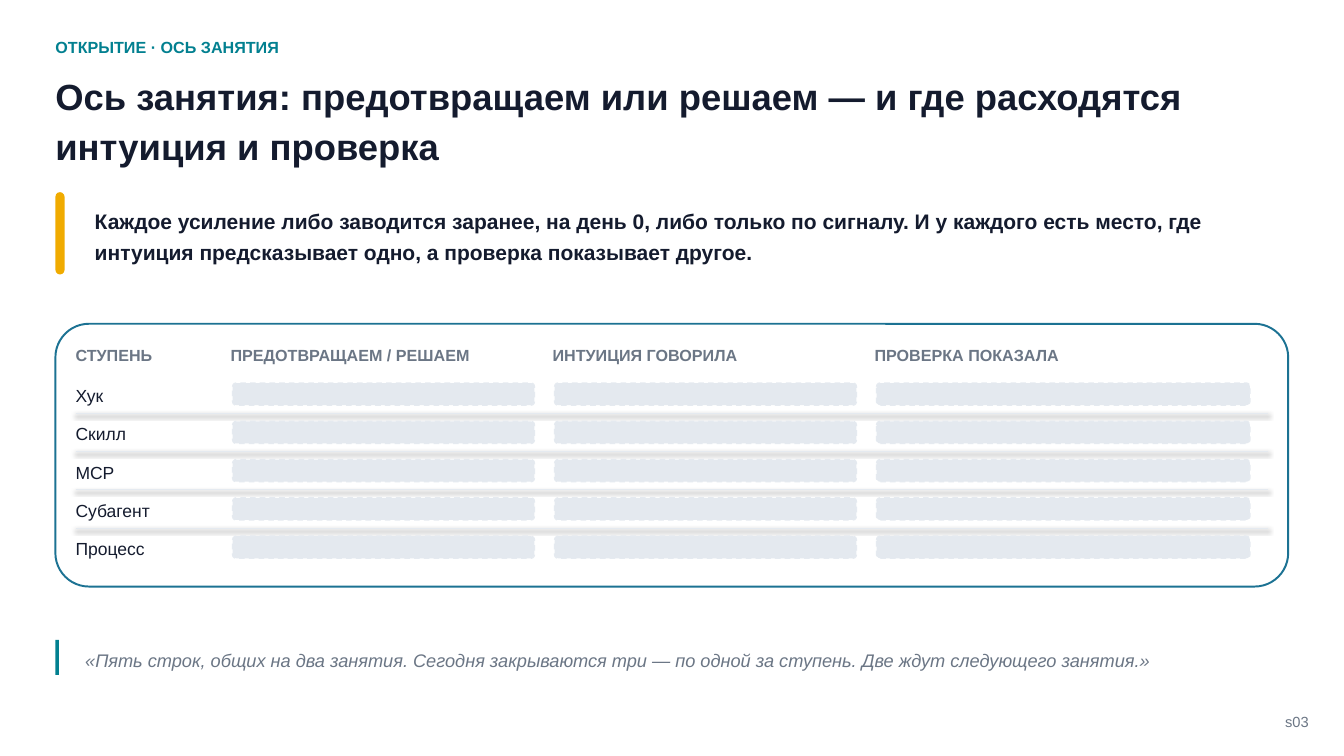
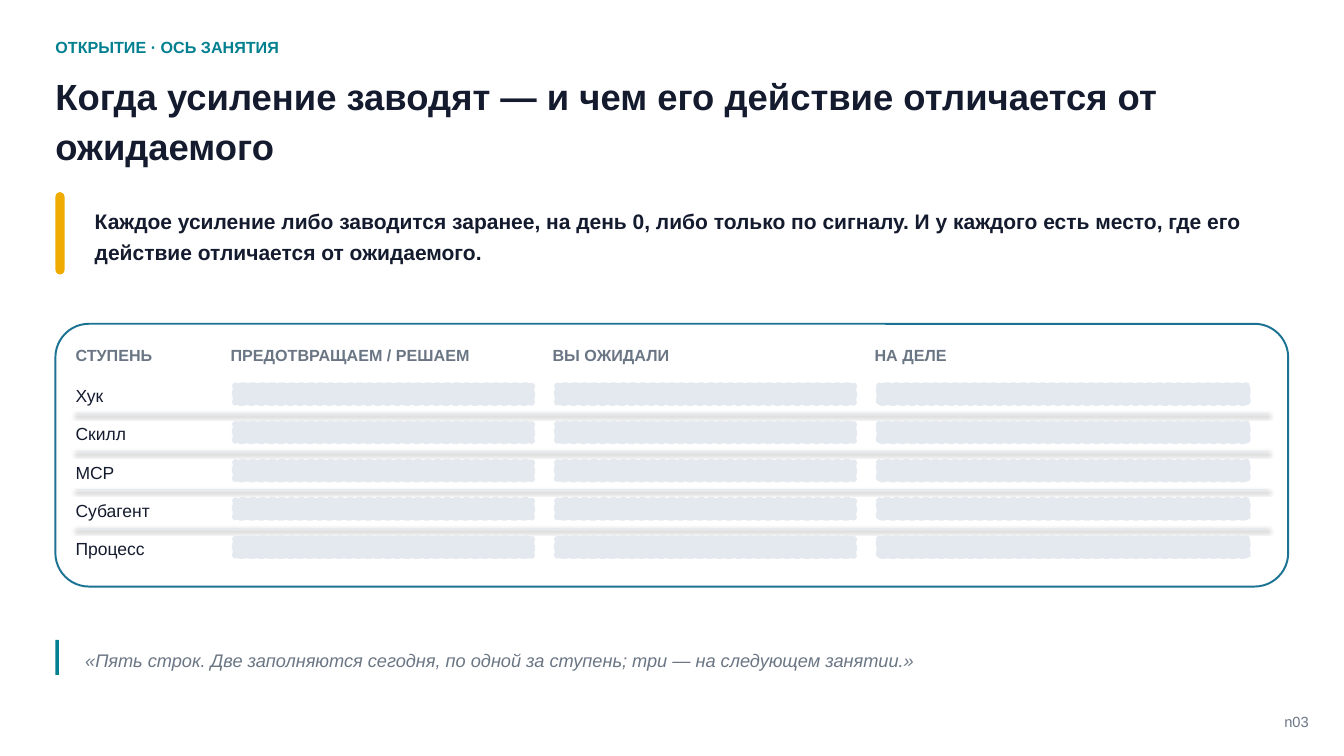
Before and after one commit to tellina-study/AI-usage-lessons, a slide deck: slide 3 of library/seminars/sem-05/rendered/sem-05.pptx. Drawn at 1344x756 pixels with LibreOffice and Linux fonts; fonts in the diff are those of the drawing. Boxes give left, top, right and bottom in pixels: in the first picture for what was removed or moved away, otherwise in the second. Text is boxed around its words. In the diff, an @@ line names an element or a change of style, - is before the commit and + after.

```diff
--- a/library/seminars/sem-05/rendered/sem-05.pptx
+++ b/library/seminars/sem-05/rendered/sem-05.pptx
@@ text at (55,83,1157,168): text changed @@
-Ось занятия: предотвращаем или решаем — и где расходятся интуиция и проверка
+Когда усиление заводят — и чем его действие отличается от ожидаемого
@@ text at (95,213,1240,264): text changed @@
-Каждое усиление либо заводится заранее, на день 0, либо только по сигналу. И у каждого есть место, где интуиция предсказывает одно, а проверка показывает другое.
+Каждое усиление либо заводится заранее, на день 0, либо только по сигналу. И у каждого есть место, где его действие отличается от ожидаемого.
@@ text at (553,350,669,364): text changed @@
-ИНТУИЦИЯ ГОВОРИЛА
+ВЫ ОЖИДАЛИ
@@ text at (875,350,946,364): text changed @@
-ПРОВЕРКА ПОКАЗАЛА
+НА ДЕЛЕ
@@ text at (85,654,914,671): text changed @@
-«Пять строк, общих на два занятия. Сегодня закрываются три — по одной за ступень. Две ждут следующего занятия.»
+«Пять строк. Две заполняются сегодня, по одной за ступень; три — на следующем занятии.»
@@ text at (1284,717,1308,727): text changed @@
-s03
+n03
```
Also in this commit, not shown: 3 other slides changed, 61 slides added, 46 slides removed, 10 other files.
